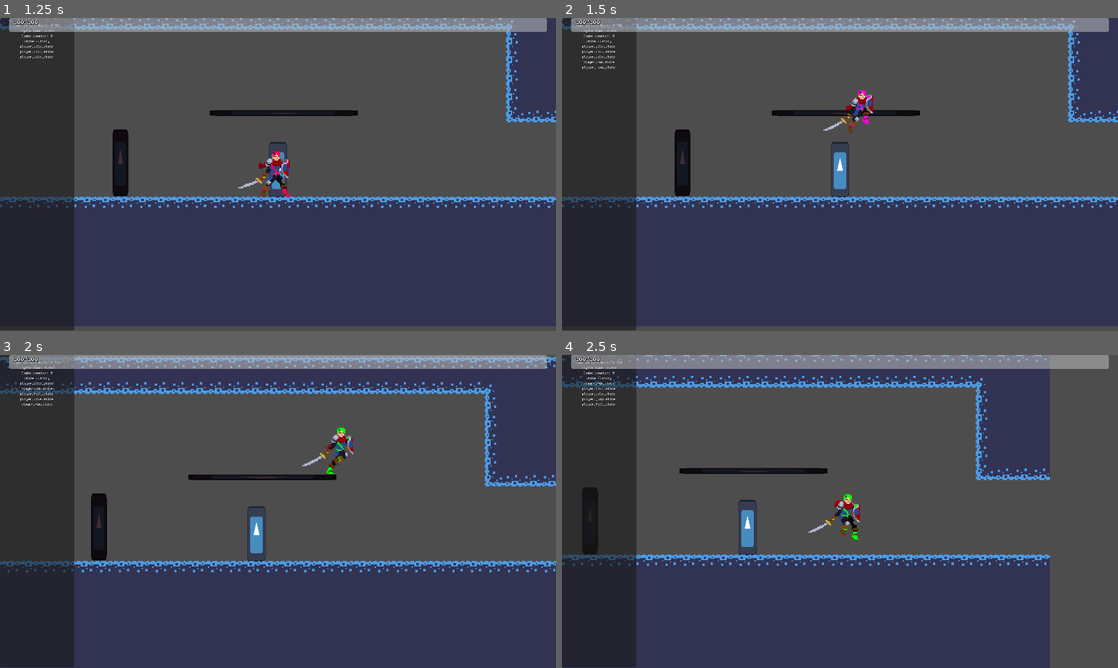
Above: before the commit, frames 1-4 (two rows, left to right).
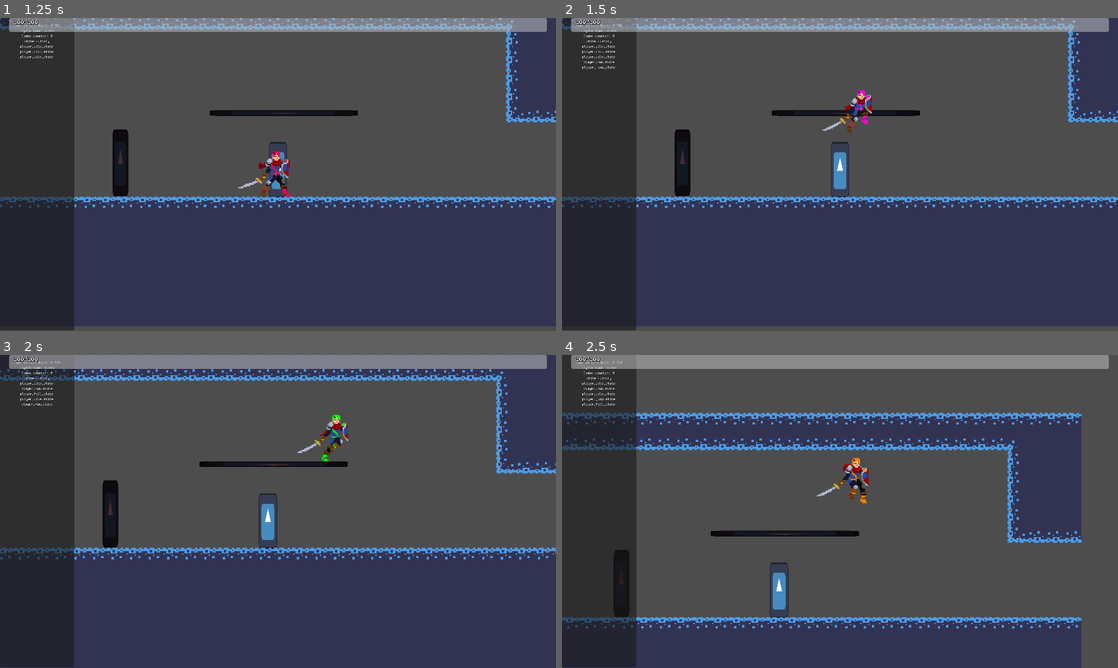
Above: after the commit, the same moments.

Repository: veggie-works/star-gazer
Game: Godot game, scene res://scenes/levels/main_menu/main_menu.tscn
The game is run twice, just before and just after one commit, with the same random seed, the same clock (stepped at 60 frames per second) and the same inputs. The engine's default icon, where the game draws it, is replaced by a stand-in: a white triangle on a blue panel in a dark square. Sound files missing from this copy of the repository are replaced by a short silence.
Inputs (mouse positions are in pixels of both pictures, inside the frame that each line leads up to):
- Up to frame 1 (1.25 s): click "Start" at 0.5 s
- Up to frame 2 (1.5 s): tap Enter (ui_accept) at 1.25 s; move the mouse to (962, 158) at 1.27 s; hold Right (move_right) from 1.28 s (still down); hold Z (jump) from 1.28 s (still down); click (962, 158) at 1.42 s
- Up to frame 3 (2 s): keep holding Right (move_right); keep holding Z (jump)
- Up to frame 4 (2.5 s): move the mouse to (728, 527) at 2.02 s; release Right (move_right) at 2.03 s; release Z (jump) at 2.03 s; hold Down (down) from 2.03 s (still down); tap X (attack) at 2.1 s; tap Z (jump) at 2.27, 2.3 s

Frame 1 is identical in both runs. In frame 2, 0.2% of the frame differs, in the area x 46-56%, y 23-37%; in frame 3, 16%; in frame 4, 38%, in the area x 0-94%, y 0-100%.

Commit message:
Add vertical door transitions, fix multiple door entrance bugs

Diff:
--- a/resources/map/game_map.tres
+++ b/resources/map/game_map.tres
@@ -4,59 +4,59 @@
 [ext_resource type="Script" path="res://scripts/editor/map_level_data.gd" id="2_oi1h3"]
 [ext_resource type="Script" path="res://scripts/editor/game_map.gd" id="3_yda4g"]
 
-[sub_resource type="Resource" id="Resource_vml1e"]
+[sub_resource type="Resource" id="Resource_d0acj"]
 script = ExtResource("1_28gxv")
 door_name = "door_right"
-door_position = Vector2(304, 96)
+door_position = Vector2(304, 102)
 door_scene = "res://scenes/levels/level0.tscn"
 target_door_name = "door_left"
 target_door_scene = "res://scenes/levels/level1.tscn"
 
-[sub_resource type="Resource" id="Resource_5m6tr"]
+[sub_resource type="Resource" id="Resource_hscr6"]
 script = ExtResource("1_28gxv")
 door_name = "door_bottom"
-door_position = Vector2(-480, 224)
+door_position = Vector2(-480, 192)
 door_scene = "res://scenes/levels/level0.tscn"
 target_door_name = "door_top"
-target_door_scene = "level2"
+target_door_scene = "res://scenes/levels/level2.tscn"
 
-[sub_resource type="Resource" id="Resource_4v2qm"]
+[sub_resource type="Resource" id="Resource_ask8k"]
 script = ExtResource("2_oi1h3")
 image_file_path = "res://assets/map/level0.png"
 level_name = "level0"
 rect_in_map = Rect2(0, 0, 1056, 288)
-doors = Array[ExtResource("1_28gxv")]([SubResource("Resource_vml1e"), SubResource("Resource_5m6tr")])
+doors = Array[ExtResource("1_28gxv")]([SubResource("Resource_d0acj"), SubResource("Resource_hscr6")])
 
-[sub_resource type="Resource" id="Resource_nabuo"]
+[sub_resource type="Resource" id="Resource_odto1"]
 script = ExtResource("1_28gxv")
 door_name = "door_left"
-door_position = Vector2(16, 96)
+door_position = Vector2(16, 102)
 door_scene = "res://scenes/levels/level1.tscn"
 target_door_name = "door_right"
 target_door_scene = "res://scenes/levels/level0.tscn"
 
-[sub_resource type="Resource" id="Resource_ockyl"]
+[sub_resource type="Resource" id="Resource_wa6gu"]
 script = ExtResource("2_oi1h3")
 image_file_path = "res://assets/map/level1.png"
 level_name = "level1"
 rect_in_map = Rect2(1024, 0, 304, 256)
-doors = Array[ExtResource("1_28gxv")]([SubResource("Resource_nabuo")])
+doors = Array[ExtResource("1_28gxv")]([SubResource("Resource_odto1")])
 
-[sub_resource type="Resource" id="Resource_8simy"]
+[sub_resource type="Resource" id="Resource_e33xl"]
 script = ExtResource("1_28gxv")
 door_name = "door_top"
-door_position = Vector2(0, 32)
+door_position = Vector2(0, 16)
 door_scene = "res://scenes/levels/level2.tscn"
 target_door_name = "door_bottom"
-target_door_scene = "level0"
+target_door_scene = "res://scenes/levels/level0.tscn"
 
-[sub_resource type="Resource" id="Resource_bwg8j"]
+[sub_resource type="Resource" id="Resource_evq1n"]
 script = ExtResource("2_oi1h3")
 image_file_path = "res://assets/map/level2.png"
 level_name = "level2"
-rect_in_map = Rect2(528, 48, 432, 208)
-doors = Array[ExtResource("1_28gxv")]([SubResource("Resource_8simy")])
+rect_in_map = Rect2(48, 224, 432, 208)
+doors = Array[ExtResource("1_28gxv")]([SubResource("Resource_e33xl")])
 
 [resource]
 script = ExtResource("3_yda4g")
-levels = Array[ExtResource("2_oi1h3")]([SubResource("Resource_4v2qm"), SubResource("Resource_ockyl"), SubResource("Resource_bwg8j")])
+levels = Array[ExtResource("2_oi1h3")]([SubResource("Resource_ask8k"), SubResource("Resource_wa6gu"), SubResource("Resource_evq1n")])
--- a/scenes/actors/grounded/player/player.tscn
+++ b/scenes/actors/grounded/player/player.tscn
@@ -51,7 +51,7 @@
 [sub_resource type="ShaderMaterial" id="ShaderMaterial_weryg"]
 shader = ExtResource("11_0p73h")
 shader_parameter/key_color = Color(0.196078, 0.117647, 0.0588235, 1)
-shader_parameter/replace_color = Color(1, 1, 1, 1)
+shader_parameter/replace_color = Color(0, 1, 0, 1)
 shader_parameter/flash_color = Color(1, 1, 1, 1)
 shader_parameter/flash_amount = 0.0
 
@@ -273,7 +273,6 @@
 [node name="player_run_state" type="Node" parent="fsm" index="1"]
 script = ExtResource("13_dg6tn")
 footstep_clip_table = ExtResource("42_cp2bi")
-run_speed = 150.0
 
 [node name="player_jump_state" type="Node" parent="fsm" index="2"]
 script = ExtResource("14_ygy2g")
--- a/scenes/gameplay/doors/door.tscn
+++ b/scenes/gameplay/doors/door.tscn
@@ -12,6 +12,7 @@
 player_prefab = ExtResource("2_3k2lv")
 
 [node name="collision" type="CollisionShape2D" parent="."]
+position = Vector2(0, -3)
 shape = SubResource("RectangleShape2D_jk1gj")
 
 [node name="target" type="Marker2D" parent="."]
--- a/scenes/levels/jump_trigger.gd
+++ b/scenes/levels/jump_trigger.gd
@@ -4,6 +4,6 @@
 	if body is Player:
 		body.in_cutscene = true
 		var target_position: Vector2 = get_node("../jump_target").global_position
-		body.jump_to(target_position, target_position.y - 25, 1)
+		body.jump_to(target_position)
 		await body.landed
 		body.in_cutscene = false
--- a/scenes/levels/level0.tscn
+++ b/scenes/levels/level0.tscn
@@ -8,9 +8,6 @@
 [ext_resource type="PackedScene" uid="uid://b3e1pdirdrmas" path="res://scenes/gameplay/environment/test/test_platform.tscn" id="7_3n237"]
 [ext_resource type="PackedScene" uid="uid://ca4hofmt5120j" path="res://scenes/actors/npcs/npc.tscn" id="7_qy8ep"]
 [ext_resource type="TileSet" uid="uid://dm4qttwlwkcjx" path="res://resources/tilesets/test_tile_set.tres" id="8_tx37h"]
-[ext_resource type="Script" path="res://scenes/levels/jump_trigger.gd" id="9_1mv6u"]
-
-[sub_resource type="RectangleShape2D" id="RectangleShape2D_pcxvm"]
 
 [node name="level0" instance=ExtResource("1_tftho")]
 music_track = ExtResource("2_4r7nn")
@@ -21,7 +18,7 @@
 collision_mask = 2
 
 [node name="door_right" parent="doors" index="0" instance=ExtResource("3_c4d54")]
-position = Vector2(304, 96)
+position = Vector2(304, 102)
 scale = Vector2(1, 2)
 target_scene = "res://scenes/levels/level1.tscn"
 target_name = "door_left"
@@ -30,15 +27,18 @@
 position = Vector2(-41, 0)
 
 [node name="door_bottom" parent="doors" index="1" instance=ExtResource("3_c4d54")]
-position = Vector2(-480, 224)
+position = Vector2(-480, 192)
 rotation = 1.5708
 scale = Vector2(1, 2)
 target_scene = "res://scenes/levels/level2.tscn"
 target_name = "door_top"
 enter_direction = "down"
 
+[node name="collision" parent="doors/door_bottom" index="0"]
+position = Vector2(0, 0)
+
 [node name="target" parent="doors/door_bottom" index="1"]
-position = Vector2(-69.0002, -23.9999)
+position = Vector2(-34.0002, -31.4999)
 
 [node name="save_point" parent="save_points" index="0" instance=ExtResource("4_ky82b")]
 position = Vector2(59, 109)
@@ -57,22 +57,13 @@
 position = Vector2(-77, 99)
 scale = Vector2(0.106995, 0.451069)
 
-[node name="test_platform" parent="." index="7" instance=ExtResource("7_3n237")]
+[node name="wall2" parent="." index="7" instance=ExtResource("7_3n237")]
+position = Vector2(-360, 99)
+scale = Vector2(0.106995, 0.451069)
+
+[node name="test_platform" parent="." index="8" instance=ExtResource("7_3n237")]
 position = Vector2(64, 56)
 scale = Vector2(1, -0.0399988)
 
-[node name="Area2D" type="Area2D" parent="." index="8"]
-position = Vector2(22, 119)
-collision_layer = 0
-script = ExtResource("9_1mv6u")
-
-[node name="CollisionShape2D" type="CollisionShape2D" parent="Area2D" index="0"]
-shape = SubResource("RectangleShape2D_pcxvm")
-
-[node name="jump_target" type="Marker2D" parent="." index="9"]
-position = Vector2(85, 36)
-
-[connection signal="body_entered" from="Area2D" to="Area2D" method="_on_body_entered"]
-
 [editable path="doors/door_right"]
 [editable path="doors/door_bottom"]
--- a/scenes/levels/level1.tscn
+++ b/scenes/levels/level1.tscn
@@ -10,7 +10,7 @@
 music_track = ExtResource("2_y012l")
 
 [node name="door_left" parent="doors" index="0" instance=ExtResource("5_blkad")]
-position = Vector2(16, 96)
+position = Vector2(16, 102)
 scale = Vector2(1, 2)
 target_scene = "res://scenes/levels/level0.tscn"
 target_name = "door_right"
--- a/scenes/levels/level2.tscn
+++ b/scenes/levels/level2.tscn
@@ -7,13 +7,21 @@
 [node name="level2" instance=ExtResource("1_l04lq")]
 
 [node name="door_top" parent="doors" index="0" instance=ExtResource("2_ir6e3")]
-position = Vector2(0, 32)
+position = Vector2(0, 16)
 rotation = 1.5708
 scale = Vector2(1, 2)
 target_scene = "res://scenes/levels/level0.tscn"
 target_name = "door_bottom"
 enter_direction = "up"
 
+[node name="collision" parent="doors/door_top" index="0"]
+position = Vector2(0, 0)
+
+[node name="target" parent="doors/door_top" index="1"]
+position = Vector2(35, 0)
+
 [node name="tile_map" parent="." index="5"]
 tile_set = ExtResource("3_nohs2")
 layer_0/tile_data = PackedInt32Array(65533, 131072, 1, 131069, 131072, 1, 196605, 131072, 1, 2, 0, 1, 65538, 0, 1, 1310 …(3912 unchanged characters)…
+
+[editable path="doors/door_top"]
--- a/scripts/actors/grounded/grounded_actor.gd
+++ b/scripts/actors/grounded/grounded_actor.gd
@@ -60,11 +60,10 @@
 	velocity.y = -sqrt(2 * Globals.gravity * gravity_scale * height);
 
 ## Jump from the actor's starting position to a target position
-func jump_to(target_position: Vector2, apex_height: float, jump_time: float) -> void:
+func jump_to(target_position: Vector2) -> void:
 	var diff = target_position - global_position
-	velocity.x = diff.x / jump_time
-	velocity.y = -Globals.gravity * gravity_scale * jump_time
-	print("Vel: ", velocity)
+	velocity.x = diff.x
+	velocity.y = -sqrt(abs(2 * Globals.gravity * falling_gravity_scale * diff.y))
 	await landed
 	velocity.x = 0
 
@@ -74,16 +73,16 @@
 
 ## Have the actor run in the given horizontal direction
 func run(direction: float) -> void:
-	move(Vector2(direction * run_speed, 0))
+	move(Vector2(direction * run_speed, velocity.y))
 
 ## Move to a target x position
-func move_to(target_x: float) -> void:
+func run_to(target_x: float) -> void:
 	var direction = sign(target_x - global_position.x)
 	run(direction)
 	while (direction < 0 and global_position.x > target_x) or \
 		(direction > 0 and global_position.x < target_x):
 		if not is_inside_tree():
-			break
+			return
 		await get_tree().process_frame
 	arrived.emit()
 
--- a/scripts/actors/grounded/player/player.gd
+++ b/scripts/actors/grounded/player/player.gd
@@ -26,6 +26,8 @@
 func _ready() -> void:
 	UIManager.get_ui(HUD).update_health()
 	for collider: CollisionShape2D in find_children("*", "CollisionShape2D"):
+		if collider == collision:
+			continue
 		if collider.shape is RectangleShape2D:
 			collider.global_position = collision.global_position
 			collider.shape.set_size(collision.shape.size)
--- a/scripts/autoload/globals.gd
+++ b/scripts/autoload/globals.gd
@@ -3,6 +3,18 @@
 
 ## The default gravity value, in pixels per second squared
 var gravity: float = ProjectSettings.get_setting("physics/2d/default_gravity")
+
+## Enumeration of named 2D physics layers
+enum PhysicsLayers {
+	PLAYER = 1,
+	TERRAIN,
+	INTERACTIVE,
+	DOOR,
+	ENEMY,
+	PLAYER_ATTACK,
+	ENEMY_ATTACK,
+	PLATFORM,
+}
 
 ## Recursively load scenes and fetch the one whose script that matches the script parameter
 func find_scene_by_type(type: GDScript, search_dir: String = "res://") -> PackedScene:
--- a/scripts/autoload/save_manager/save_manager.gd
+++ b/scripts/autoload/save_manager/save_manager.gd
@@ -14,7 +14,7 @@
 var settings := Settings.new()
 
 ## The currently loaded save game data
-var save_data := SaveData.new()
+var save_data: SaveData
 
 ## The ID of the selected profile
 var selected_profile_id: int = 0
@@ -37,14 +37,14 @@
 	if not ResourceLoader.exists(save_path):
 		print("No save data found, creating new save")
 		return default_save
-	return ResourceLoader.load(save_path)
+	return load(save_path)
 
 ## Load settings from disk
 func load_settings() -> Settings:
 	if not ResourceLoader.exists(SETTINGS_PATH):
 		print("No settings found, creating new settings")
 		return Settings.new()
-	return ResourceLoader.load(SETTINGS_PATH)
+	return load(SETTINGS_PATH)
 
 ## Save game data and settings to disk
 func save_game() -> void:
@@ -53,6 +53,8 @@
 
 ## Save game data to disk
 func save_game_data() -> void:
+	if save_data == null:
+		return
 	ResourceSaver.save(save_data, save_path)
 
 ## Save settings to disk
--- a/scripts/editor/map_generator.gd
+++ b/scripts/editor/map_generator.gd
@@ -16,6 +16,8 @@
 var map_resource: GameMap
 
 func _ready() -> void:
+	# Load default game so an empty save isn't saved when exiting the gamez
+	SaveManager.load_game()
 	generate_map()
 
 ## Generate the level images and map resource
--- a/scripts/fsm/actors/player/player_fall_state.gd
+++ b/scripts/fsm/actors/player/player_fall_state.gd
@@ -7,14 +7,17 @@
 func enter() -> void:
 	animator.play("fall")
 	if Input.is_action_pressed("down"):
-		body.set_collision_mask_value(8, false)
+		body.set_collision_mask_value(Globals.PhysicsLayers.PLATFORM, false)
 
 func exit() -> void:
-	body.set_collision_mask_value(8, true)
+	body.set_collision_mask_value(Globals.PhysicsLayers.PLATFORM, true)
 
 func update(delta: float) -> void:
 	if body.is_grounded():
-		fsm.transition_to(PlayerIdleState)
+		if abs(body.velocity.x) > 0:
+			fsm.transition_to(PlayerRunState)
+		else:
+			fsm.transition_to(PlayerIdleState)
 		return
 
 	if body.disable_input:
--- a/scripts/fsm/actors/player/player_idle_state.gd
+++ b/scripts/fsm/actors/player/player_idle_state.gd
@@ -3,8 +3,8 @@
 
 func enter() -> void:
 	if abs(body.velocity.x) > 0 and body.disable_input:
-		await body.arrived
-
+		while abs(body.velocity.x) > 0:
+			await get_tree().process_frame
 	animator.play("idle")
 	body.velocity.x = 0
 
@@ -14,6 +14,8 @@
 		return
 
 	if body.disable_input:
+		if abs(body.velocity.x) > 0:
+			fsm.transition_to(PlayerRunState)
 		return
 
 	if abs(Input.get_axis("move_left", "move_right")) > 0:
--- a/scripts/fsm/actors/player/player_jump_state.gd
+++ b/scripts/fsm/actors/player/player_jump_state.gd
@@ -9,17 +9,17 @@
 func enter() -> void:
 	body.jump(jump_height)
 	animator.play("jump")
-	body.set_collision_mask_value(8, false)
+	body.set_collision_mask_value(Globals.PhysicsLayers.PLATFORM, false)
 
 func exit() -> void:
-	body.set_collision_mask_value(8, true)
+	body.set_collision_mask_value(Globals.PhysicsLayers.PLATFORM, true)
 
 func update(delta: float) -> void:
 	body.velocity.x = 0
 	if body.velocity.y > 0:
 		fsm.transition_to(PlayerFallState)
 
-	if body.disable_input:
+	if body.in_cutscene:
 		return
 
 	var direction = Input.get_axis("move_left", "move_right")
--- a/scripts/fsm/actors/player/player_run_state.gd
+++ b/scripts/fsm/actors/player/player_run_state.gd
@@ -3,18 +3,18 @@
 
 ## The random table of clips to choose a footstep sound from
 @export var footstep_clip_table: RandomAudioClipTable
-## The speed that the player runs at
-@export var run_speed: float = 600
 
 func enter() -> void:
 	animator.play("run")
 
 func update(delta: float) -> void:
-	if body.velocity.y > 0:
+	if not body.is_grounded():
 		fsm.transition_to(PlayerFallState)
 		return
 
 	if body.disable_input:
+		if abs(body.velocity.x) <= 0:
+			fsm.transition_to(PlayerIdleState)
 		return
 
 	body.velocity.x = 0
@@ -22,7 +22,7 @@
 	if abs(direction) <= 0:
 		fsm.transition_to(PlayerIdleState)
 		return
-	body.velocity.x += direction * run_speed
+	body.velocity.x += direction * body.run_speed
 	if InputManager.is_buffered("jump") or ((body.is_grounded() or body.in_coyote_time) and Input.is_action_just_pressed("jump")):
 		fsm.transition_to(PlayerJumpState)
 
--- a/scripts/gameplay/cameras/camera_controller.gd
+++ b/scripts/gameplay/cameras/camera_controller.gd
@@ -59,6 +59,11 @@
 		zoom = Vector2.ONE * get_target_zoom()
 		tracking = false
 
+## Set a single target for the camera
+func set_target(target: Node2D, recursive: bool = false) -> void:
+	targets.clear()
+	add_target(target, true, recursive)
+
 ## Shake the camera
 func shake(amount: float, duration: float) -> void:
 	if shaker:
--- a/scripts/gameplay/doors/door.gd
+++ b/scripts/gameplay/doors/door.gd
@@ -33,37 +33,37 @@
 ## Walk the player from this door into the scene
 func enter_from() -> void:
 	var player: Player = player_prefab.instantiate()
+	player.global_position = global_position
+	collision.disabled = true
 	player.in_cutscene = true
-	collision.disabled = true
 	level_root.add_child(player)
-	player.global_position = global_position
-	GameCamera.targets.clear()
-	GameCamera.add_target(player)
-	if enter_direction == "left" or enter_direction == "right":
-		var target_sign: float
-		match enter_direction:
-			"left":
-				target_sign = -1
-			"right":
-				target_sign = 1
-		var target_x = target.global_position.x
-		player.move_to(target_x)
-		await player.arrived
-	elif enter_direction == "up" or enter_direction == "down":
-		if enter_direction == "up":
+	GameCamera.set_target(player)
+	match enter_direction:
+		"left", "right":
+			var target_x = target.global_position.x
+			print("RUN OUT DOOR")
+			player.run_to(target_x)
+			await player.arrived
+		"up":
+			while not player.is_grounded():
+				await get_tree().process_frame
+		# The enter direction for a door is the target door's direction, not its own, so a target
+		# direction of "down" would mean the player enters from the bottom and must jump out
+		"down":
 			var target_pos: Vector2 = target.global_position
-			player.jump_to(target_pos, 200, 1)
-		await player.landed
+			player.jump_to(target_pos)
+			while not player.is_grounded():
+				await get_tree().process_frame
 	collision.disabled = false
-	player.in_cutscene = false
+	player.set_deferred("in_cutscene", false)
 
 func _on_area_entered(area: Area2D) -> void:
-	if area.get_collision_mask_value(3):
+	if area.get_collision_mask_value(Globals.PhysicsLayers.INTERACTIVE):
 		var body: Node = area.get_owner()
 		if body is Player:
 			body.in_cutscene = true
 			if enter_direction == "left" or enter_direction == "right":
 				var target_sign: float = sign(global_position.x - body.global_position.x)
 				var target_x: float = global_position.x + target_sign * (collision.shape.get_rect().size.x / 2 + body.get_node("collision").shape.get_rect().size.x / 2 + 64)
-				body.move_to(target_x)
+				body.run_to(target_x)
 			SceneManager.change_scene_between_doors(target_scene, target_name)
--- a/scripts/gameplay/interactive/interact_area.gd
+++ b/scripts/gameplay/interactive/interact_area.gd
@@ -19,7 +19,7 @@
 ## Interact with a player
 func interact_with(body: Player) -> void:
 	interact.emit()
-	body.run(0)
+	# Force transition to idle state
 	body.get_node("fsm").transition_to(PlayerIdleState)
 	body.in_cutscene = true
 
--- a/scripts/gameplay/save/save_point.gd
+++ b/scripts/gameplay/save/save_point.gd
@@ -24,8 +24,7 @@
 	var player: Player = player_prefab.instantiate()
 	level_root.add_child(player)
 	player.global_position = save_point_data.save_position
-	GameCamera.targets.clear()
-	GameCamera.add_target(player)
+	GameCamera.set_target(player)
 
 ## Save the game
 func save() -> void:
Binary file changed: assets/map/level0.png
Binary file changed: assets/map/level1.png
Binary file changed: assets/map/level2.png
Not shown: 1 places in scenes/levels/level0.tscn that only renumber resources
